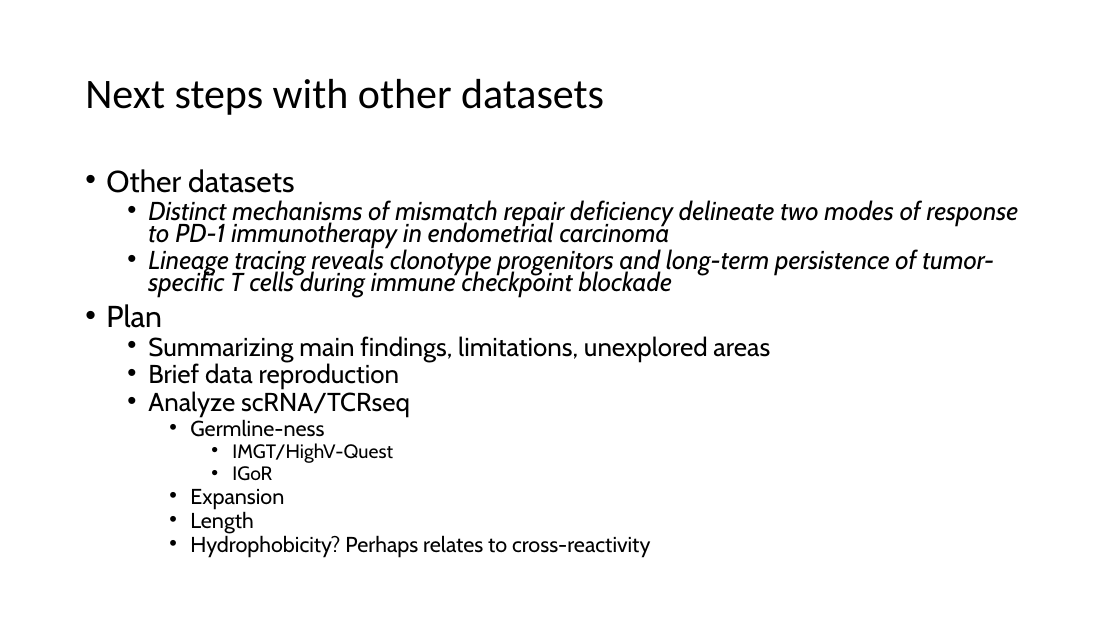
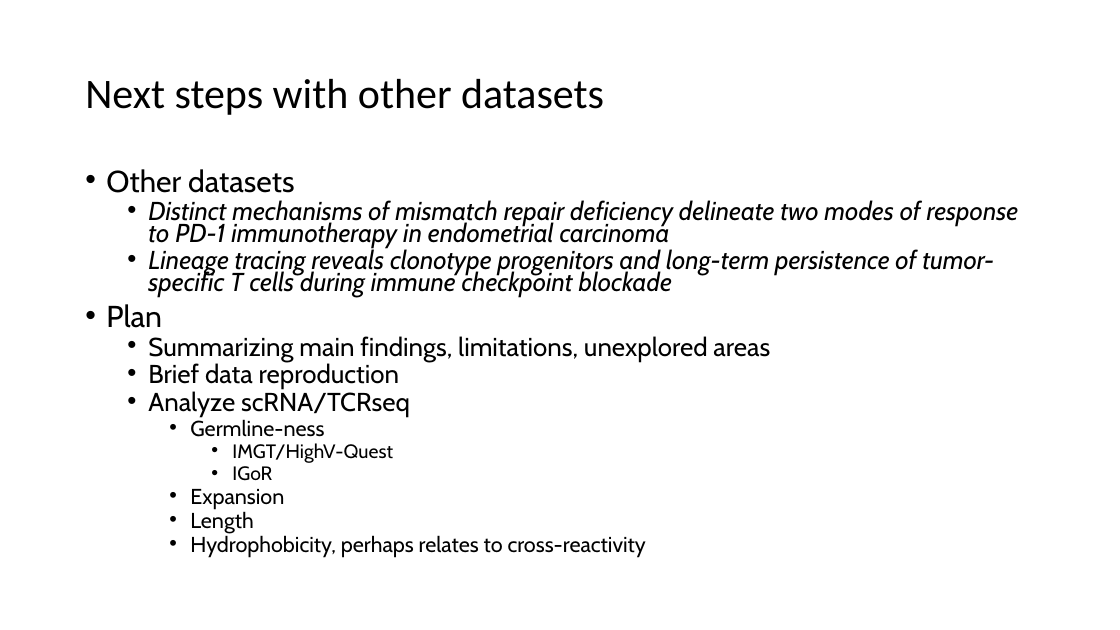
Before and after one commit to tybottorff/bottorffdocs, a slide deck: slide 14 of linsley_postdoc/presentations/weekly_meetings/10_12_23.pptx (slide 13 before the commit). Drawn at 1120x630 pixels with LibreOffice and Linux fonts; fonts in the diff are those of the drawing. Boxes give left, top, right and bottom in pixels: in the first picture for what was removed or moved away, otherwise in the second. Text is boxed around its words. In the diff, an @@ line names an element or a change of style, - is before the commit and + after.

```diff
--- a/linsley_postdoc/presentations/weekly_meetings/10_12_23.pptx
+++ b/linsley_postdoc/presentations/weekly_meetings/10_12_23.pptx
@@ text at (x1=190, y1=533, x2=646, y2=557): text changed @@
-    • Hydrophobicity? Perhaps relates to cross-reactivity
+    • Hydrophobicity, perhaps relates to cross-reactivity
```
Also in this commit, not shown: 6 other slides changed, 1 slide added.
